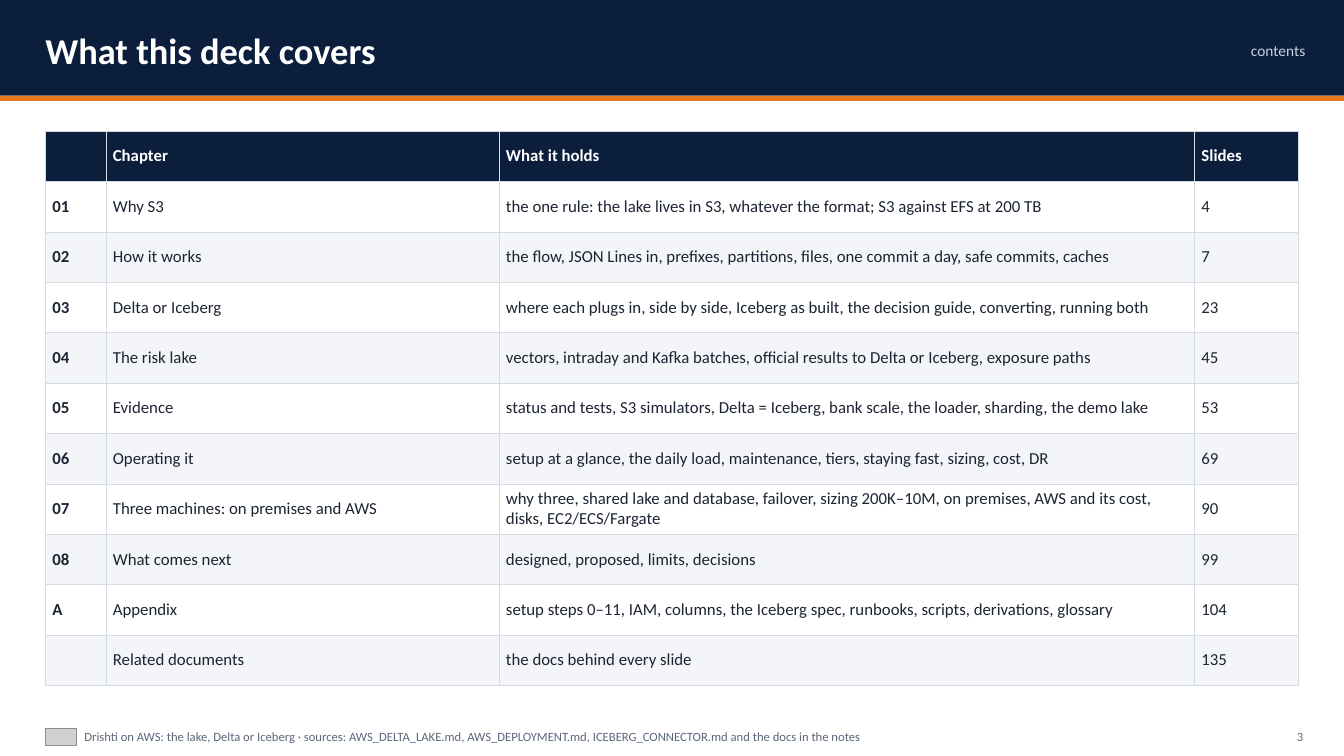
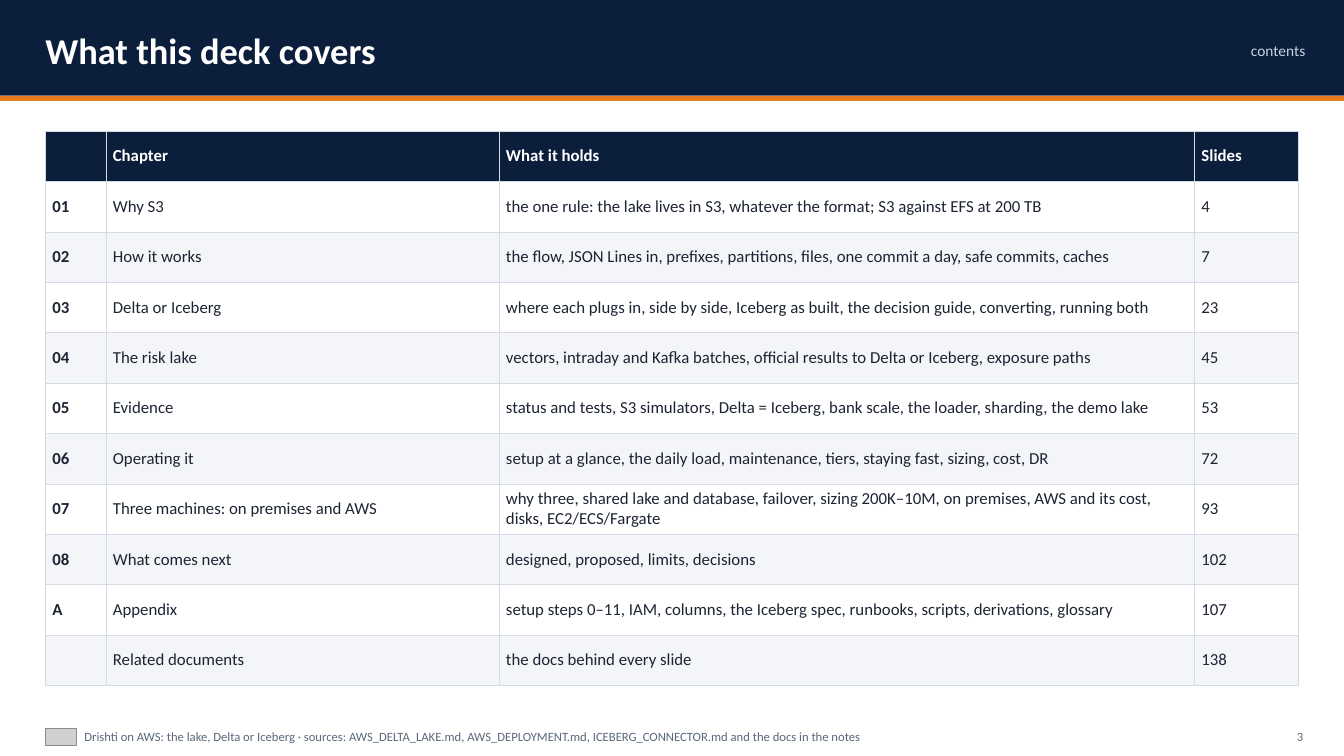
Before and after one commit to ajsinha/drishti, a slide deck: slide 3 of docs/publications/Drishti-on-AWS.pptx. Drawn at 1344x756 pixels with LibreOffice and Linux fonts; fonts in the diff are those of the drawing; grey boxes stand for pictures. Boxes give left, top, right and bottom in pixels: in the first picture for what was removed or moved away, otherwise in the second. Text is boxed around its words. In the diff, an @@ line names an element or a change of style, - is before the commit and + after.

```diff
--- a/docs/publications/Drishti-on-AWS.pptx
+++ b/docs/publications/Drishti-on-AWS.pptx
@@ table at (45, 131, 1299, 686) @@
-row 7, column 4: 69
+row 7, column 4: 72
-row 8, column 4: 90
+row 8, column 4: 93
-row 9, column 4: 99
+row 9, column 4: 102
-row 10, column 4: 104
+row 10, column 4: 107
-row 11, column 4: 135
+row 11, column 4: 138
```
Also in this commit, not shown: 73 other slides changed, 3 slides added, 5 other files.
